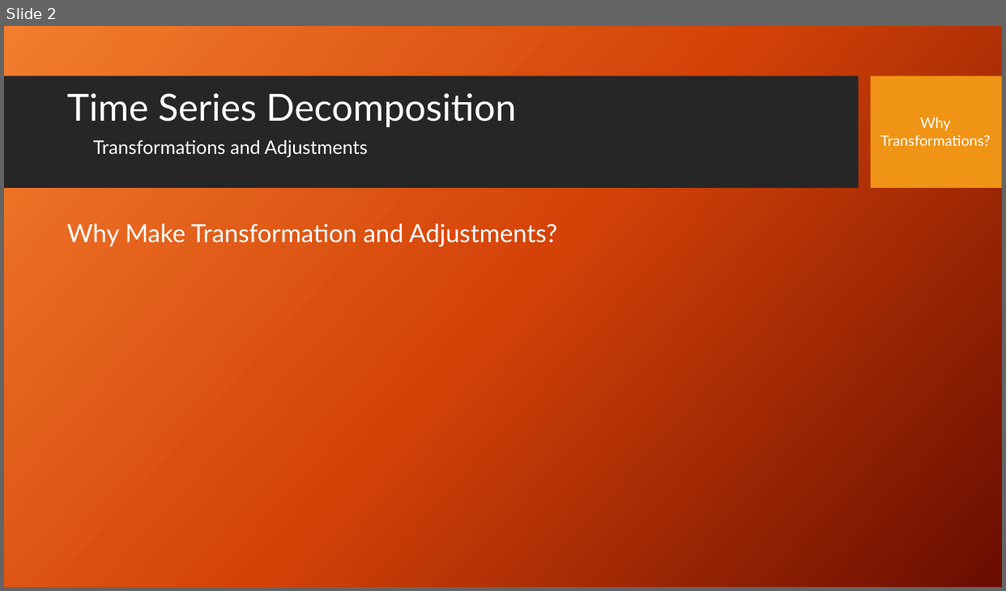
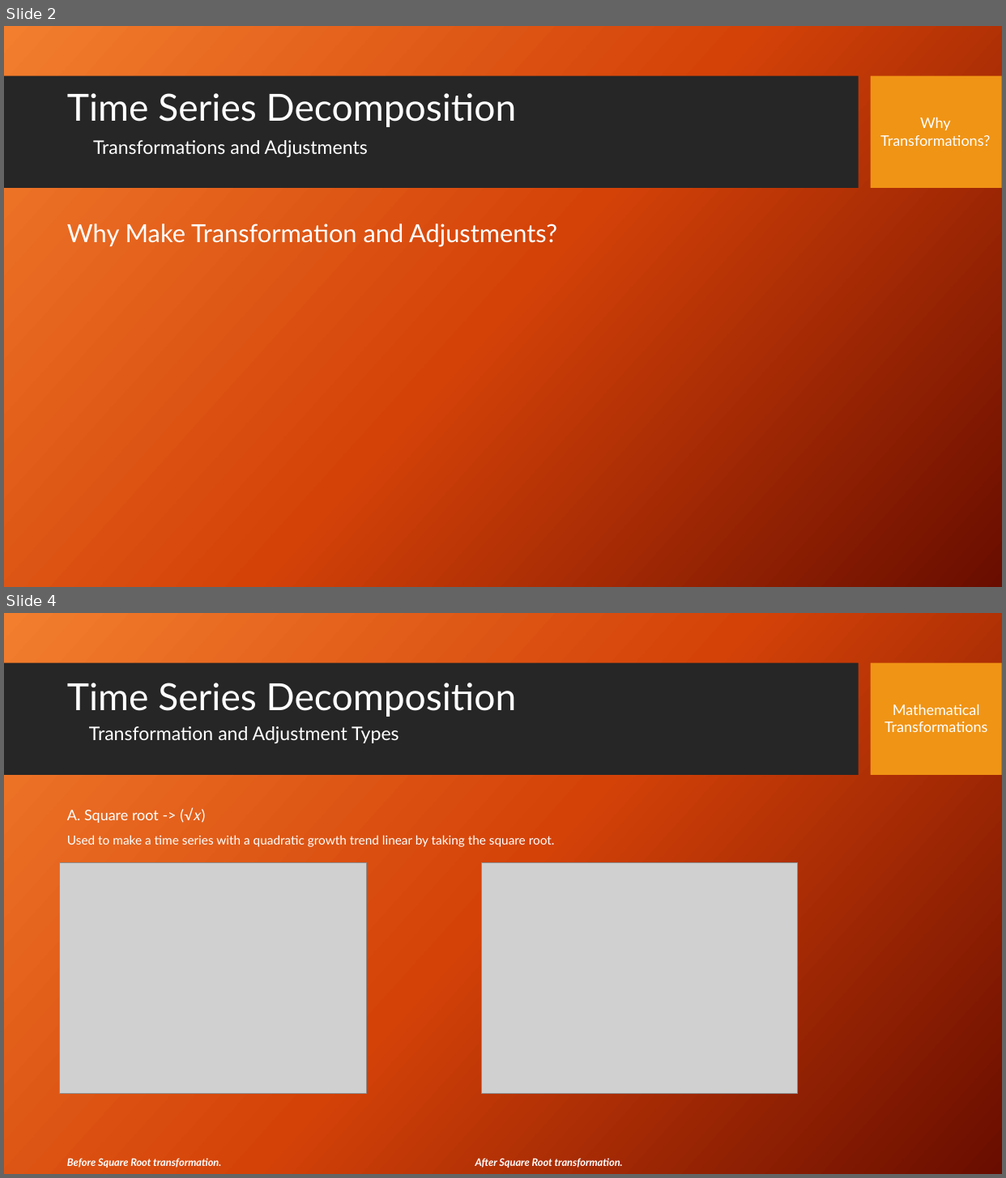
Before and after one commit to stephen-haslett/data-624, a slide deck: Data624TimeSeriesDecompPresentation.pptx. Shown one above the other, each under a label of ours: slide 2 before the commit, slides 2 and 4 after it; the slides between them are not shown. The pictures are 1006x591 and 1006x1178 pixels, drawn with LibreOffice and Linux fonts; fonts in the diff are those of the drawing; grey boxes stand for pictures; background and template pictures are left out. Boxes give left, top, right and bottom in pixels: in the first picture for what was removed or moved away, otherwise in the second. Text is boxed around its words. In the diff, an @@ line names an element or a change of style, - is before the commit and + after.

```diff
--- a/Data624TimeSeriesDecompPresentation.pptx
+++ b/Data624TimeSeriesDecompPresentation.pptx
@@ slide 4 added at <box>4,613,1002,1174</box>, background picture (left out); not listed: 2 template elements that a slide beside it also shows @@
@@ title added at <box>67,683,517,717</box>, 36 pt, text #FFFFFF @@
+Time Series Decomposition
@@ text added at <box>884,704,987,732</box>, 14 pt, text #FFFFFF @@
+Mathematical
+Transformations
@@ text added at <box>89,726,399,743</box>, 18 pt, text #FFFFFF @@
+Transformation and Adjustment Types
@@ text added at <box>67,810,623,1168</box>, 12 pt, text #FFFFFF @@
+A. Square root -> (√𝑥)
+Used to make a time series with a quadratic growth trend linear by taking the square root.
+Before Square Root transformation. After Square Root transformation.
@@ picture added at <box>59,863,366,1093</box> @@
@@ picture added at <box>482,863,799,1093</box> @@
```
Also in this commit, not shown: 3 slides changed, 2 other slides added, 1 slide removed.
